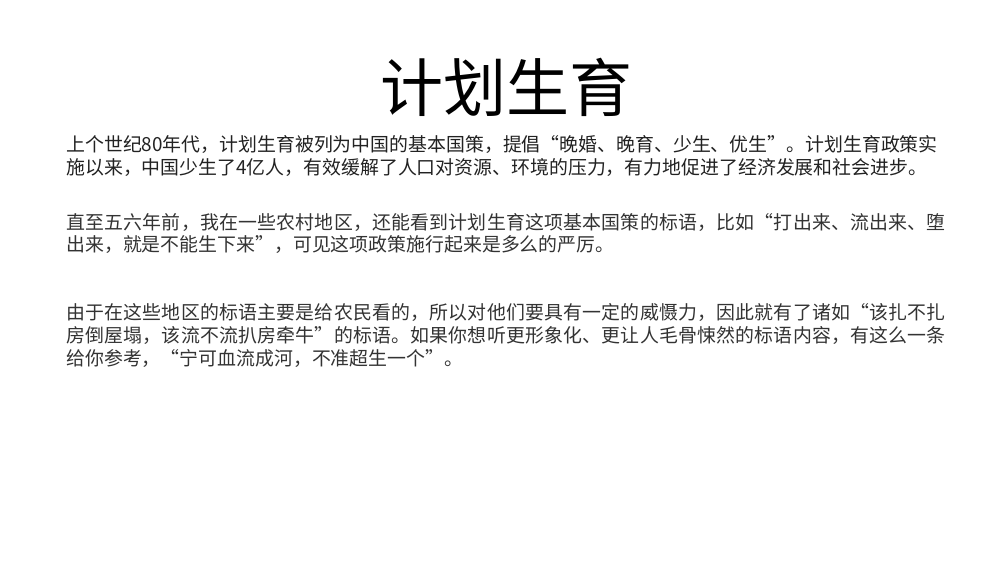
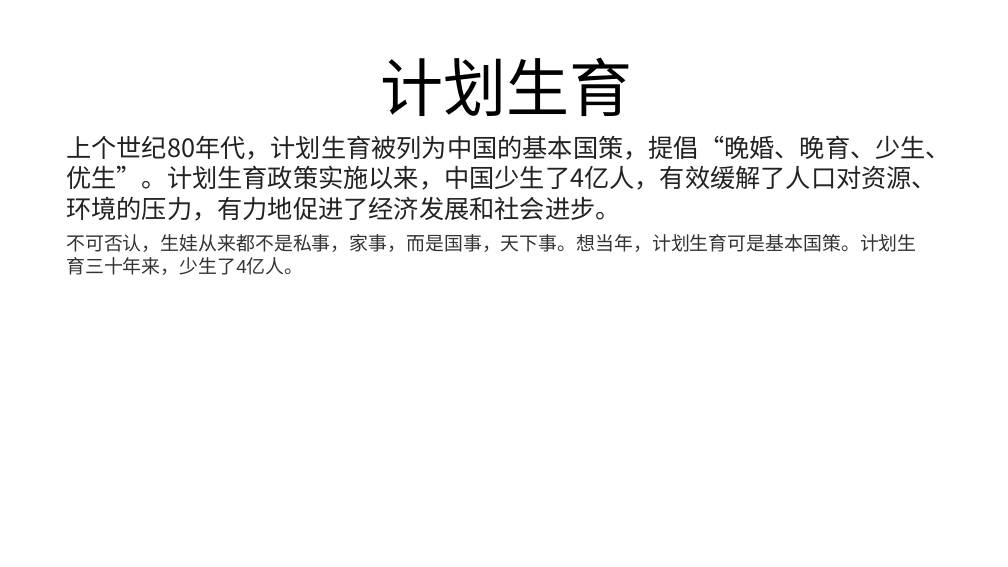
Before and after one commit to FredJiangFei/freetalk, a slide deck: slide 3 of 生娃是国家大事/sw.pptx. Drawn at 1008x567 pixels with LibreOffice and Linux fonts; fonts in the diff are those of the drawing. Boxes give left, top, right and bottom in pixels: in the first picture for what was removed or moved away, otherwise in the second. Text is boxed around its words. In the diff, an @@ line names an element or a change of style, - is before the commit and + after.

Commit message:
sw

```diff
--- a/生娃是国家大事/sw.pptx
+++ b/生娃是国家大事/sw.pptx
@@ text "上个世纪80年代，计划生育被列为中国的基本国策，提倡“晚婚、晚育、少生、优生”。计划生育政策实施以来，中国少生了4亿人， ..." at (x1=66, y1=135, x2=951, y2=221): size 18 to 24 pt @@
@@ text removed at (x1=66, y1=213, x2=945, y2=367) @@
-直至五六年前，我在一些农村地区，还能看到计划生育这项基本国策的标语，比如“打出来、流出来、堕出来，就是不能生下来”，可见这项政策施行起来是多么的严厉。
-由于在这些地区的标语主要是给农民看的，所以对他们要具有一定的威慑力，因此就有了诸如“该扎不扎房倒屋塌，该流不流扒房牵牛”的标语。如果你想听更形象化、更让人毛骨悚然的标语内容，有这么一条给你参考，“宁可血流成河，不准超生一个”。
@@ text added at (x1=66, y1=234, x2=916, y2=275), 18 pt, text #333333 @@
+不可否认，生娃从来都不是私事，家事，而是国事，天下事。想当年，计划生育可是基本国策。计划生育三十年来，少生了4亿人。
```
Also in this commit, not shown: 6 other slides changed, 8 slides added, 7 slides removed.
